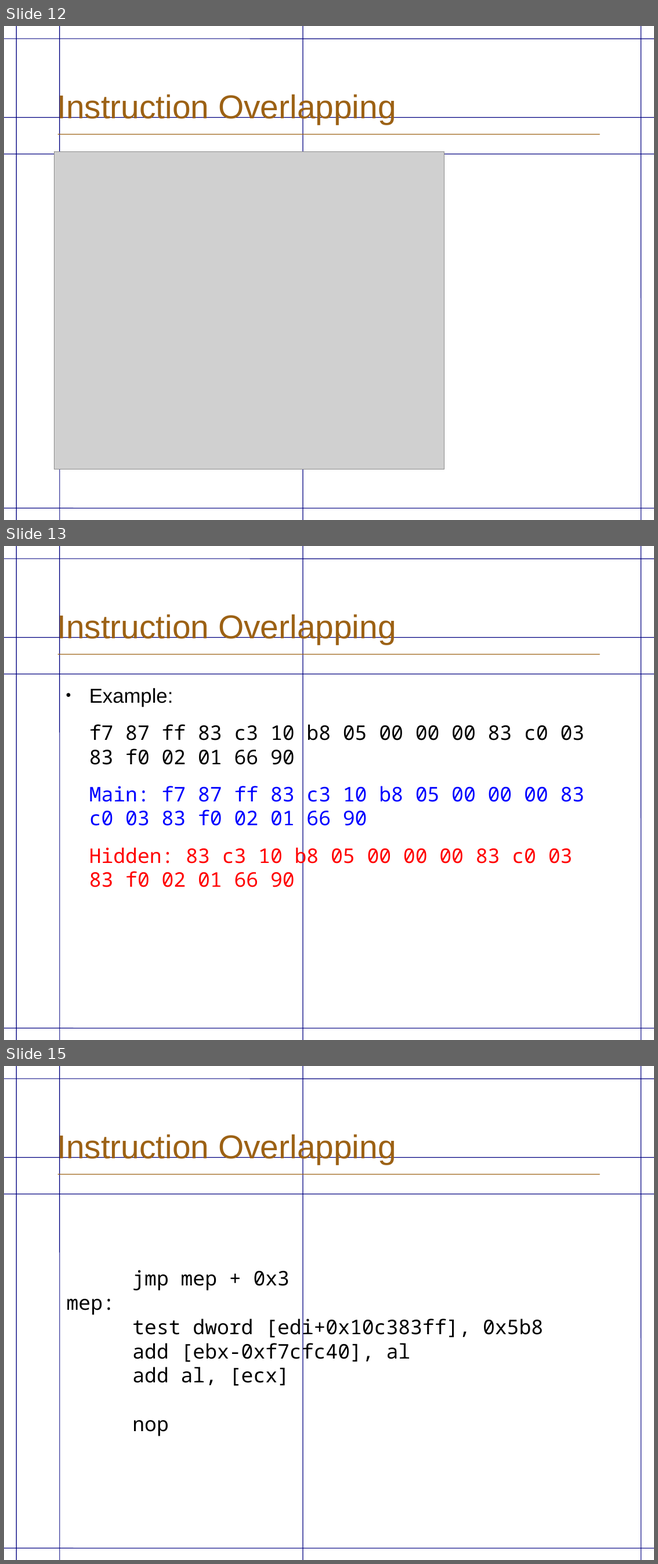
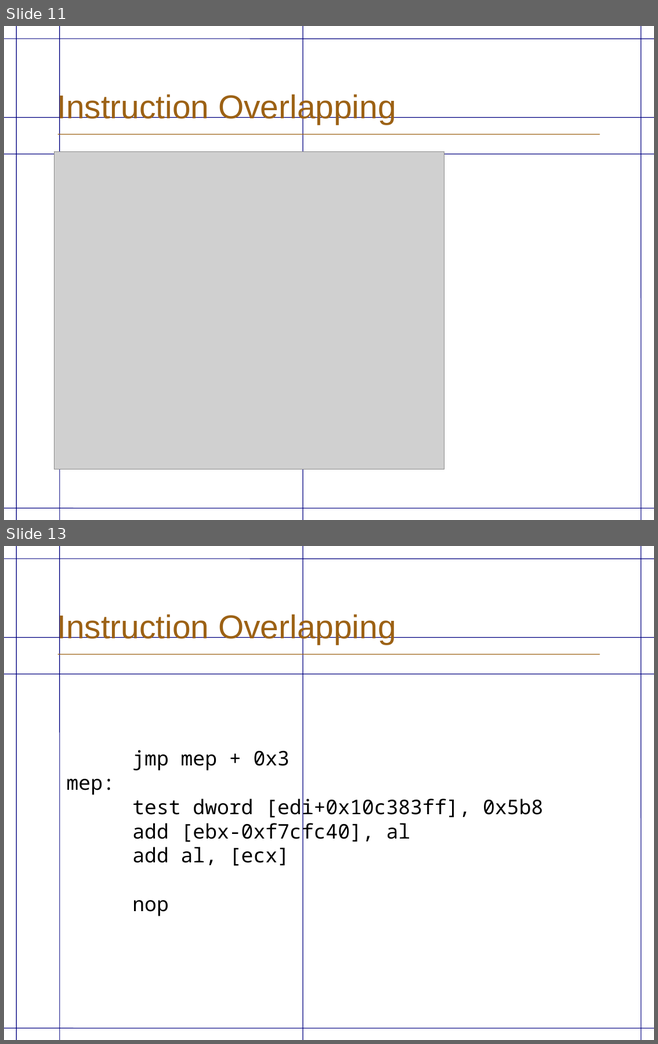
Before and after one commit to eriknylander/exjobb, a slide deck: Presentation/ExjobbPresentation _english.odp. Shown one above the other, each under a label of ours: slides 12, 13 and 15 before the commit, slides 11 and 13 after it; the slides between them are not shown. The pictures are 658x1564 and 658x1044 pixels, drawn with LibreOffice and Linux fonts; fonts in the diff are those of the drawing; grey boxes stand for pictures; background and template pictures are left out. Boxes give left, top, right and bottom in pixels: in the first picture for what was removed or moved away, otherwise in the second. Text is boxed around its words. In the diff, an @@ line names an element or a change of style, - is before the commit and + after.

Commit message:
fixed report title and presentation

```diff
--- a/Presentation/ExjobbPresentation _english.odp
+++ b/Presentation/ExjobbPresentation _english.odp
@@ slide 13 removed at bbox=[4, 546, 654, 1040], background #FFFFFF; not listed: 9 template elements that a slide beside it also shows @@
@@ title removed at bbox=[57, 613, 396, 645] @@
-Instruction Overlapping
@@ text removed at bbox=[89, 688, 585, 887] @@
-● Example:
-f7 87 ff 83 c3 10 b8 05 00 00 00 83 c0 03 83 f0 02 01 66 90
-Main: f7 87 ff 83 c3 10 b8 05 00 00 00 83 c0 03 83 f0 02 01 66 90
-Hidden: 83 c3 10 b8 05 00 00 00 83 c0 03 83 f0 02 01 66 90
@@ what was slide 12 is now slide 11 @@
@@ what was slide 15 is now slide 13 @@
```
Also in this commit, not shown: 11 slides changed, 5 slides added, 1 other slide removed, 2 other files.
